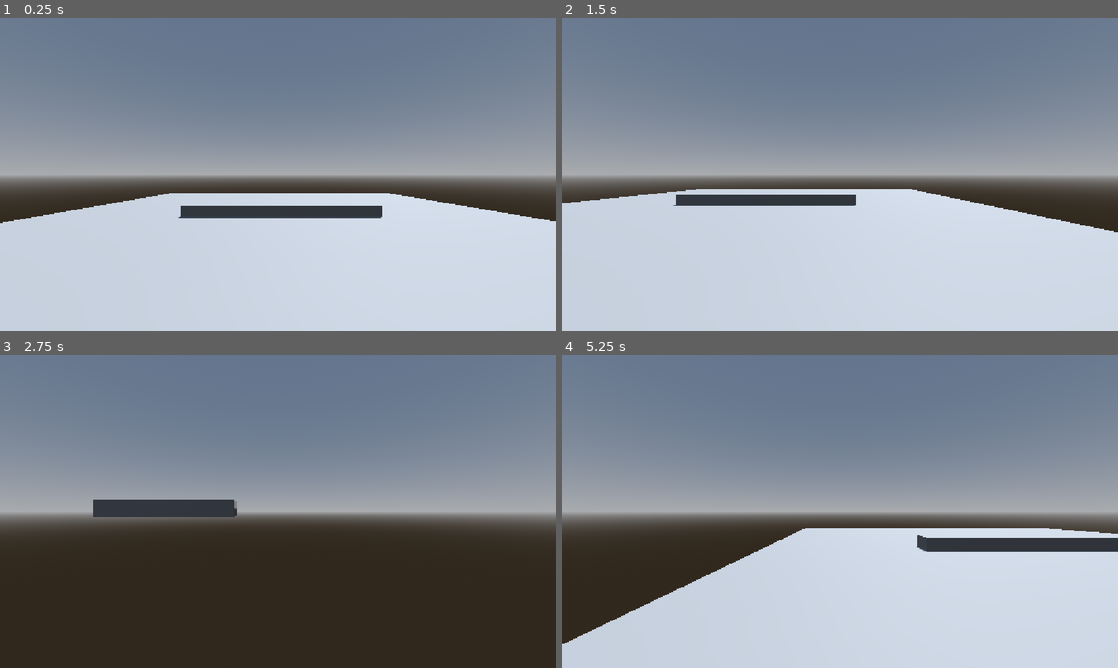
Above: before the commit, frames 1-4 (two rows, left to right).
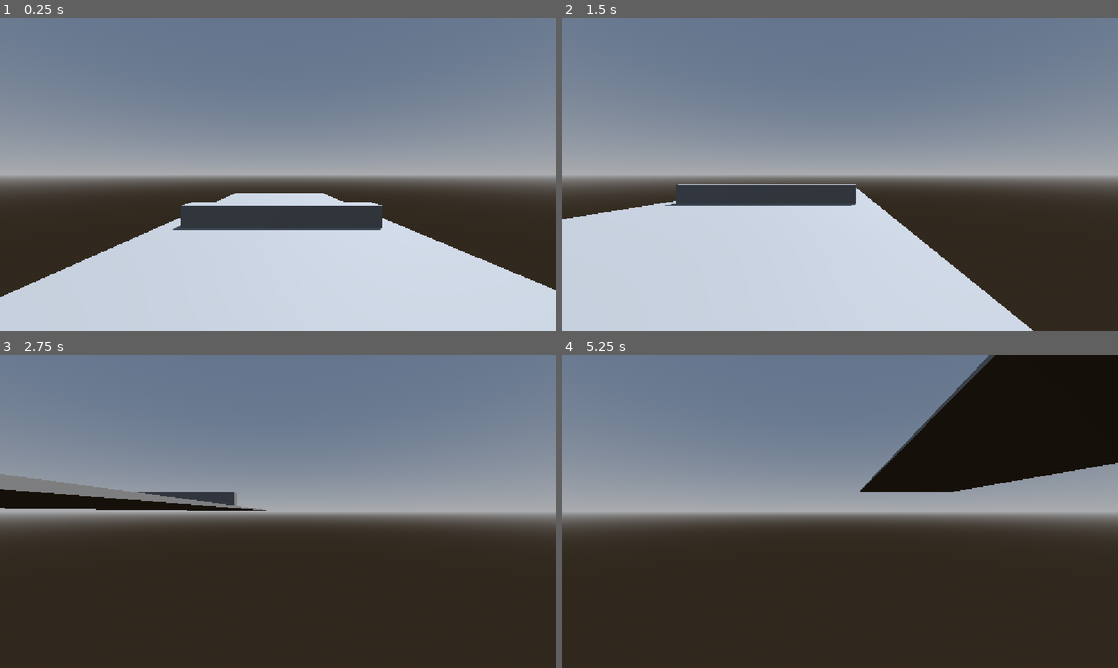
Above: after the commit, the same moments.

Repository: angrypig555/haven-game-2026
Game: Godot game, scene res://scenes/main.tscn
Two runs of this game, one before a commit and one after it. Both use one fixed random seed, a clock stepped at 60 frames per second and the inputs below.
Inputs:
- Up to frame 1 (0.25 s): no input
- Up to frame 2 (1.5 s): tap Enter (ui_accept) at 0.5, 0.77 s; hold D (right_strafe) 0.53-1.28 s; hold S (back) from 1.28 s (still down)
- Up to frame 3 (2.75 s): tap Enter (ui_accept) at 1.52 s; release S (back) at 2.03 s; hold D (right_strafe) from 2.03 s (still down)
- Up to frame 4 (5.25 s): release D (right_strafe) at 2.78 s; hold W (forward) 2.78-3.53 s; tap Enter (ui_accept) at 3.02, 3.77, 4.52 s; hold A (left_strafe) 3.53-5.03 s; hold S (back) from 5.03 s (still down)

The runs differ from the first frame. In frame 1, 12% of the frame differs, in the area x 0-100%, y 56-90%; in frame 2, 13%; in frame 3, 3.6%; in frame 4, 50%, in the area x 0-100%, y 0-100%.

Commit message:
changed mesh type of the platform

Diff:
--- a/haven-2026/scenes/main.tscn
+++ b/haven-2026/scenes/main.tscn
@@ -18,7 +18,7 @@
 sky = SubResource("Sky_o5qli")
 glow_enabled = true
 
-[sub_resource type="PlaneMesh" id="PlaneMesh_esvqh"]
+[sub_resource type="BoxMesh" id="BoxMesh_sugp2"]
 
 [sub_resource type="ConcavePolygonShape3D" id="ConcavePolygonShape3D_sgp6g"]
 data = PackedVector3Array(1, 0, 1, -1, 0, 1, 1, 0, -1, -1, 0, 1, -1, 0, -1, 1, 0, -1)
@@ -46,10 +46,11 @@
 shadow_enabled = true
 
 [node name="MeshInstance3D" type="MeshInstance3D" parent="." unique_id=750751709]
-transform = Transform3D(10.769037, 0, 0, 0, 1, 0, 0, 0, 10.769037, 0, 0, 0)
-mesh = SubResource("PlaneMesh_esvqh")
+transform = Transform3D(10.769037, 0, 0, 0, 0.09406763, 0, 0, 0, 31.040298, 0, -0.50518763, 0)
+mesh = SubResource("BoxMesh_sugp2")
 
 [node name="StaticBody3D" type="StaticBody3D" parent="MeshInstance3D" unique_id=1971200683]
+transform = Transform3D(0.50486755, 0, 0, 0, 25.6, 0, 0, 0, 0.49983266, 0, 0, 1.4988282e-05)
 
 [node name="CollisionShape3D" type="CollisionShape3D" parent="MeshInstance3D/StaticBody3D" unique_id=1760686558]
 shape = SubResource("ConcavePolygonShape3D_sgp6g")
